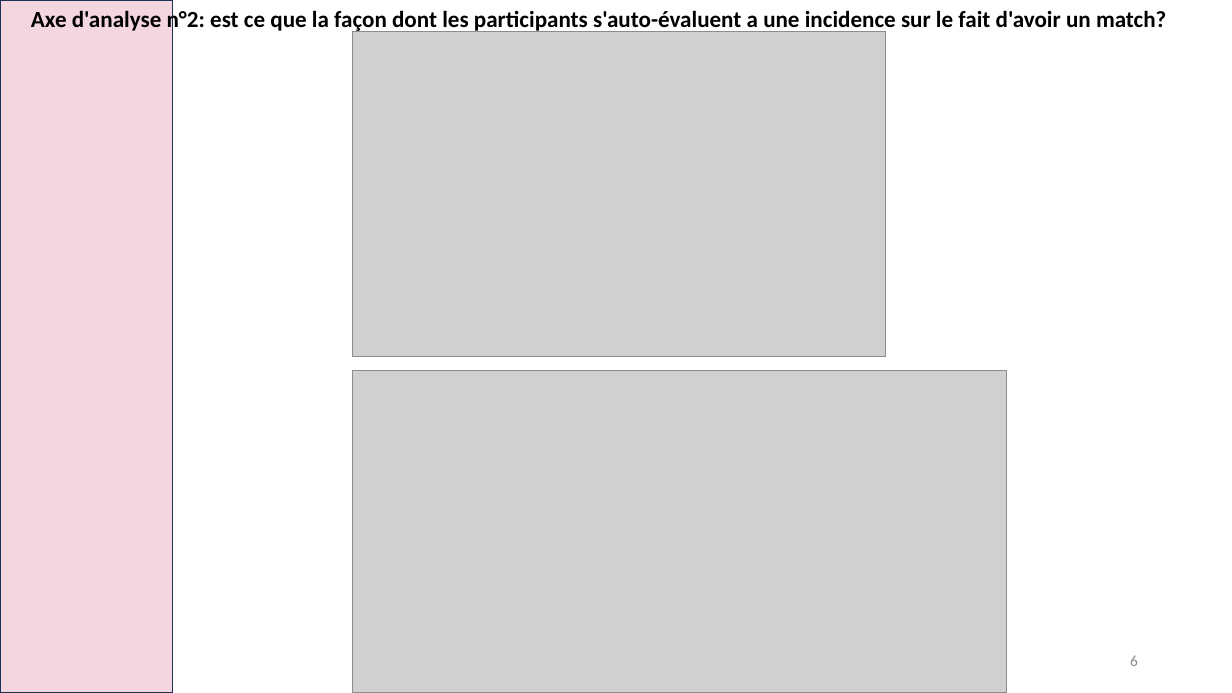
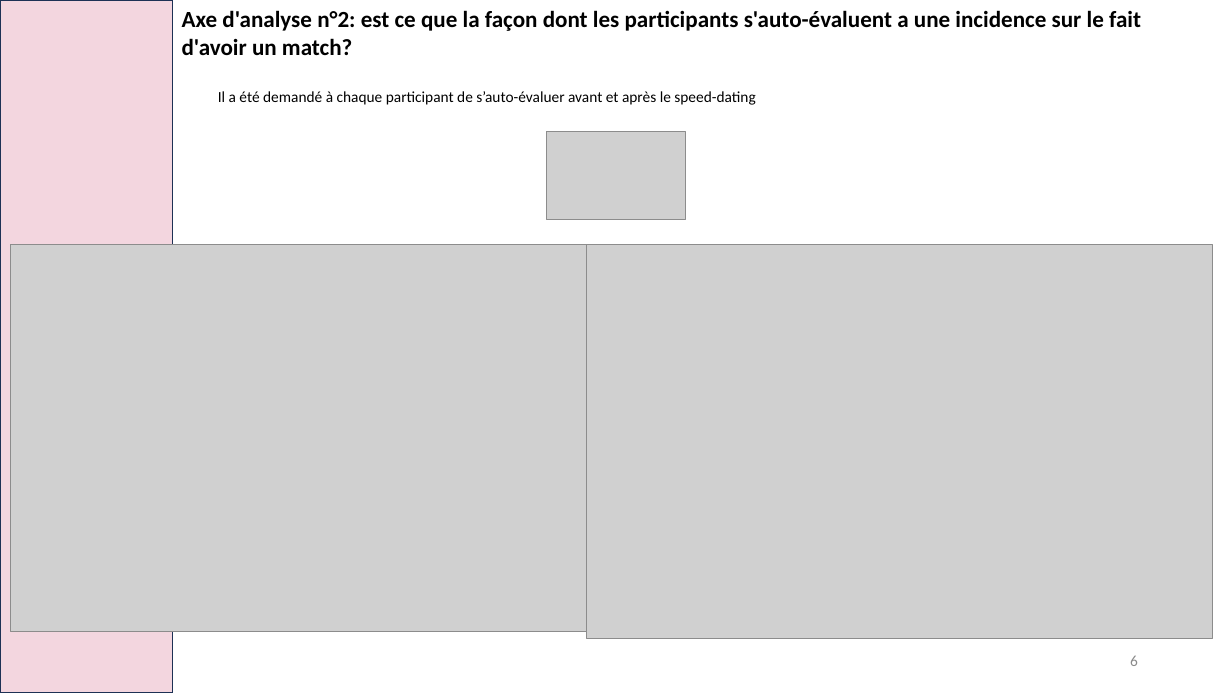
Before and after one commit to laura-lucchini/projet_speed_dating_bloc2_RNCP, a slide deck: slide 6 of speed_dating.pptx. Drawn at 1232x693 pixels with LibreOffice and Linux fonts; fonts in the diff are those of the drawing; grey boxes stand for pictures. Boxes give left, top, right and bottom in pixels: in the first picture for what was removed or moved away, otherwise in the second. Text is boxed around its words. In the diff, an @@ line names an element or a change of style, - is before the commit and + after.

```diff
--- a/speed_dating.pptx
+++ b/speed_dating.pptx
@@ text "Axe d'analyse n°2: est ce ..." rewrapped from <box>31,8,1166,34</box> to <box>182,10,1141,55</box> @@
@@ text added at <box>218,91,755,105</box>, 12 pt, text #000000 @@
+Il a été demandé à chaque participant de s’auto-évaluer avant et après le speed-dating
@@ picture added at <box>547,132,686,220</box> @@
@@ picture: place and size @@
-picture at <box>352,31,885,357</box>
+picture at <box>11,245,599,631</box>
@@ picture added at <box>587,245,1213,639</box> @@
@@ picture removed at <box>352,371,1006,693</box> @@
```
Also in this commit, not shown: 1 other slide changed, 1 slide added.
